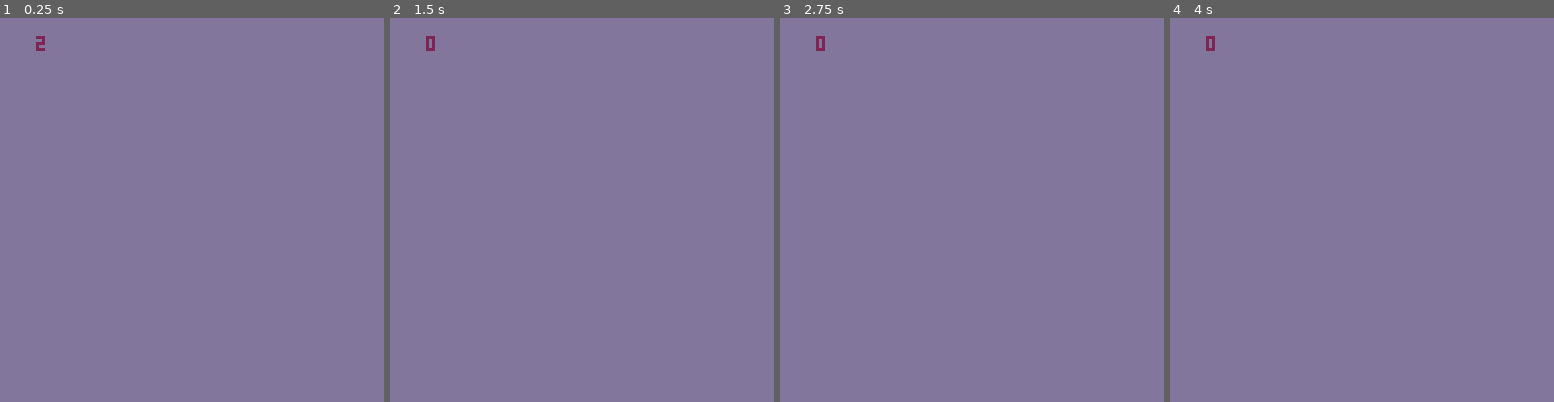
Above: before the commit, frames 1-4 (left to right).
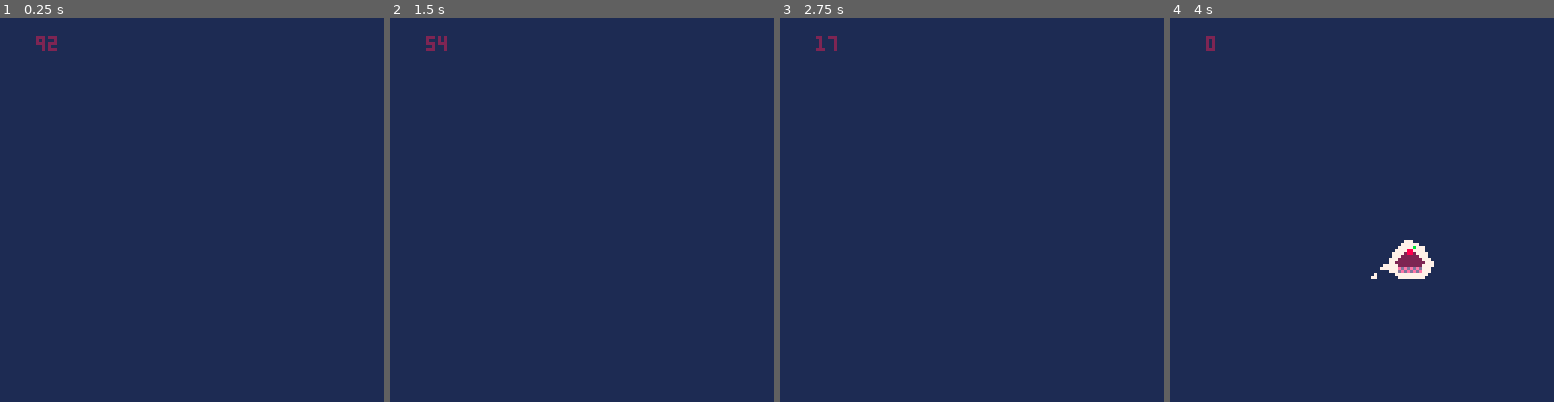
Above: after the commit, the same moments.

Repository: Cigh/pico8-playground
Game: PICO-8 cartridge carts/foxmagotchi.p8
Two runs of this game, one before a commit and one after it. Both use one fixed random seed, a clock stepped at 60 frames per second and the inputs below.
Inputs:
- Up to frame 1 (0.25 s): no input
- Up to frame 2 (1.5 s): no input
- Up to frame 3 (2.75 s): no input
- Up to frame 4 (4 s): no input

The runs differ from the first frame. In frame 1, 100% of the frame differs, in the area x 0-100%, y 0-100%; in frame 2, 100%; in frame 3, 100%; in frame 4, 100%.

Commit message:
Draw cake if hungry

Diff:
--- a/carts/foxmagotchi.p8
+++ b/carts/foxmagotchi.p8
@@ -3,21 +3,27 @@
 __lua__
 
 function _init()
-  hunger = 10
+  hunger = 100
 end
 
 function _update()
   makehungry()
-  if (hunger < 3) then
-    spr(004, 115, 12)
-  end
+
 end
 
 function _draw()
   -- clear the screen
-  rectfill(0, 0, 128, 128, 13)
+  rectfill(0, 0, 128, 128, 1)
   -- draw the hunger value (placeholder)
   print(hunger, 12, 6, 2)
+
+  if (hunger < 3) then
+    spr(056, 66, 80)
+    spr(041, 72, 72)
+    spr(042, 80, 72)
+    spr(057, 72, 80)
+    spr(058, 80, 80)
+  end
 end
 
 function makehungry()
